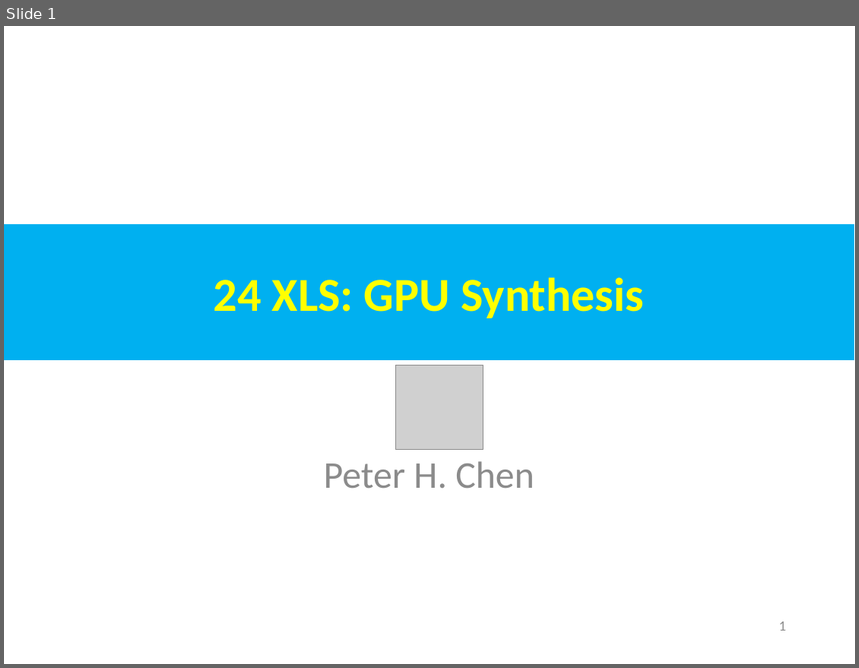
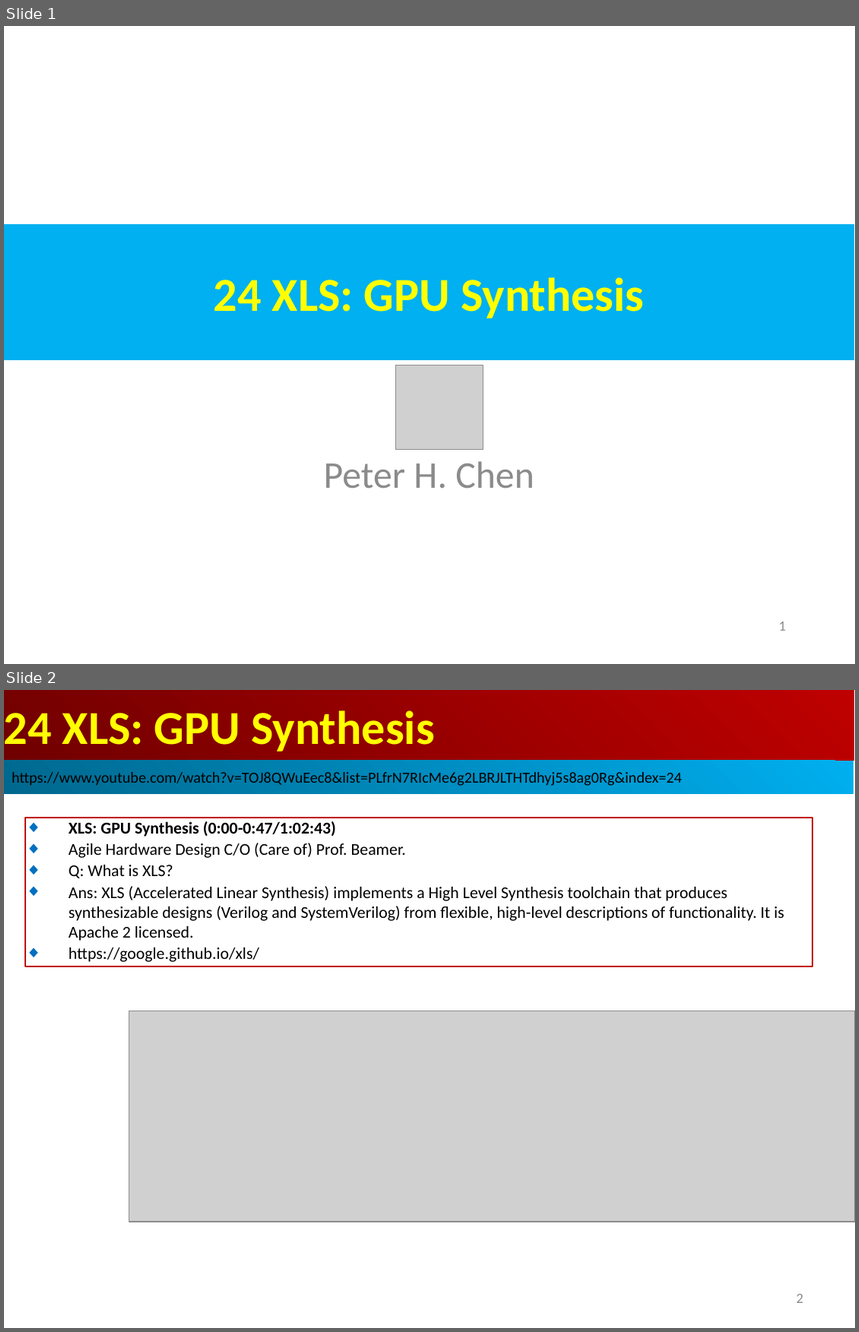
Before and after one commit to peterhchen/AIU_CS800_Chisel, a slide deck: 500_UCSC_HWD/024_XLS_GPU/000_Video/024.XLS_GPU.ppt. Shown one above the other, each under a label of ours: slide 1 before the commit, slides 1 and 2 after it. The pictures are 859x668 and 859x1332 pixels, drawn with LibreOffice and Linux fonts; fonts in the diff are those of the drawing; grey boxes stand for pictures. Boxes give left, top, right and bottom in pixels: in the first picture for what was removed or moved away, otherwise in the second. Text is boxed around its words. In the diff, an @@ line names an element or a change of style, - is before the commit and + after.

```diff
--- a/500_UCSC_HWD/024_XLS_GPU/000_Video/024.XLS_GPU.ppt
+++ b/500_UCSC_HWD/024_XLS_GPU/000_Video/024.XLS_GPU.ppt
@@ slide 2 added at [4, 690, 855, 1328], background #FFFFFF @@
@@ rectangle added at [4, 690, 854, 761], fill gradient #BF0000 to #710000, 40 pt, text #FFFF00, bold @@
+24 XLS: GPU Synthesis
@@ rectangle added at [4, 761, 854, 794], fill gradient #00AFEF to #00688E, 13 pt, text #000000 @@
+https://www.youtube.com/watch?v=TOJ8QWuEec8&list=PLfrN7RIcMe6g2LBRJLTHTdhyj5s8ag0Rg&index=24
@@ rectangle added at [25, 818, 813, 967], outline #C00000 0.74 pt, 14 pt, text #000000 @@
+◆ XLS: GPU Synthesis (0:00-0:47/1:02:43)
+◆ Agile Hardware Design C/O (Care of) Prof. Beamer.
+◆ Q: What is XLS?
+◆ Ans: XLS (Accelerated Linear Synthesis) implements a High Level Synthesis toolchain that produces synthesizable designs (Verilog and SystemVerilog) from flexible, high-level descriptions of functionality. It is Apache 2 licensed.
+◆ https://google.github.io/xls/
@@ picture added at [129, 1011, 855, 1222] @@
@@ page number added at [797, 1294, 804, 1303], 12 pt, text #8B8B8B @@
+2
```
Also in this commit, not shown: 1 slide changed, 9 other slides added, 2 slides removed.
